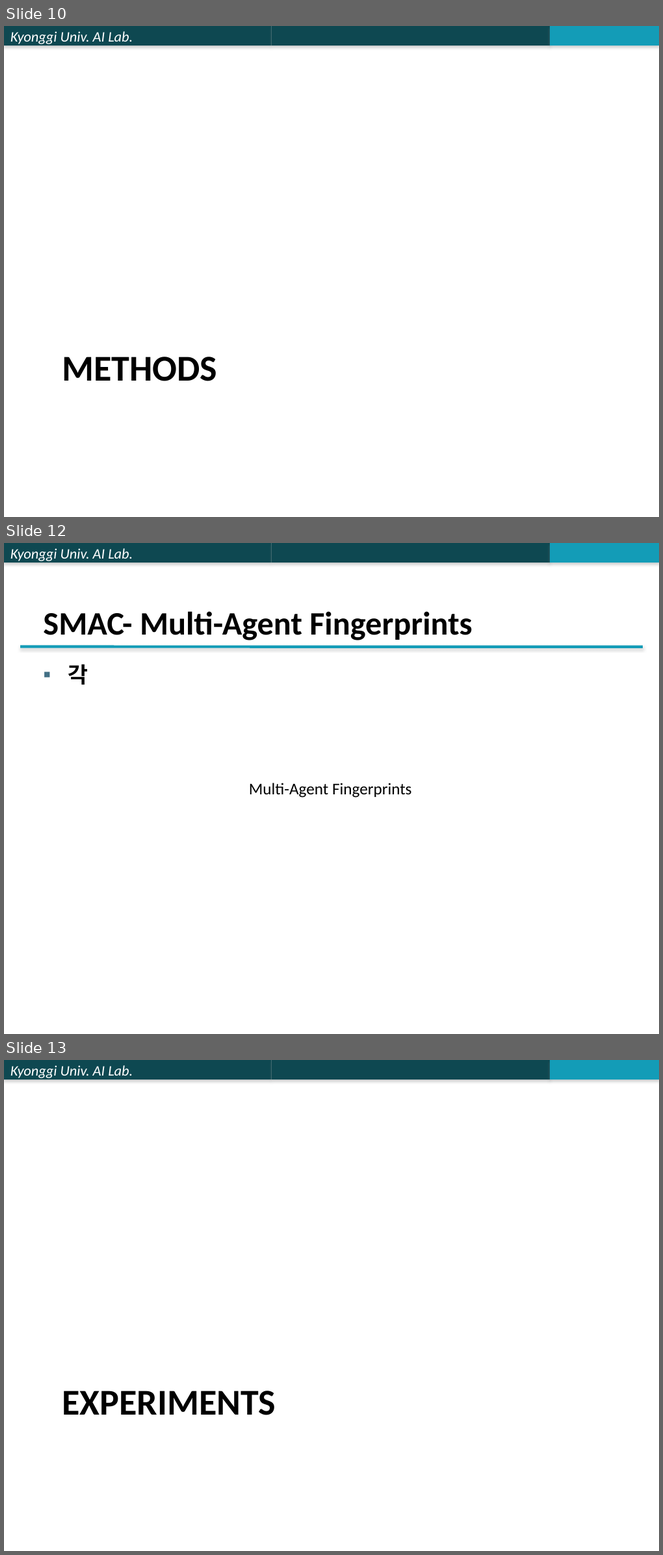
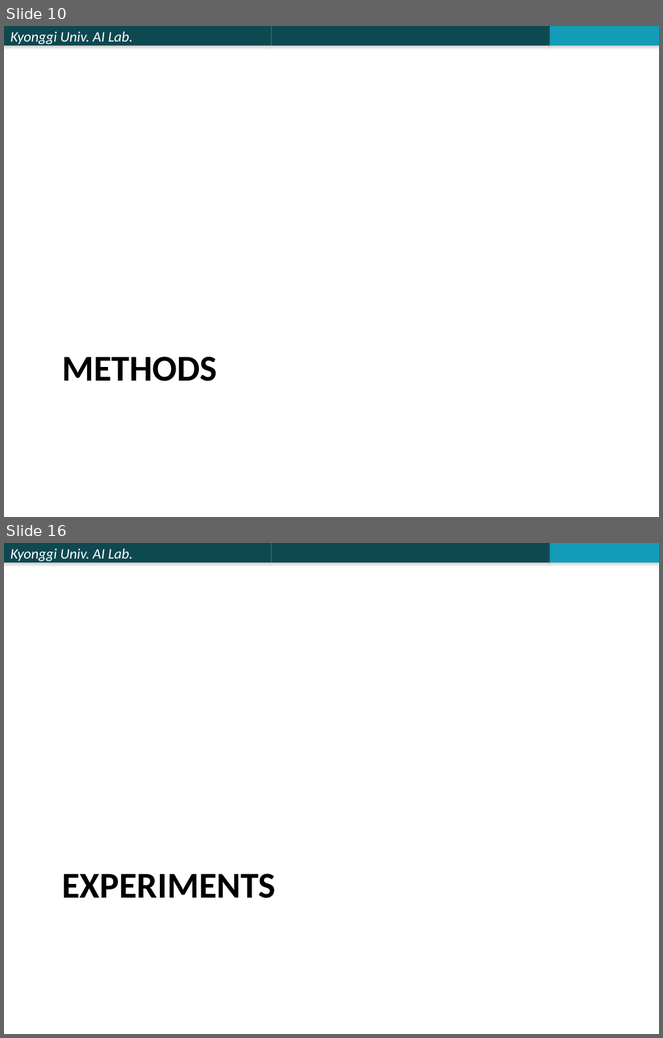
Before and after one commit to jk96491/PapersSeminar, a slide deck: Multi_Agent/PPTX/Stabilising Experience Replay for Deep Multi-Agent Reinforcement Learning.pptx. Shown one above the other, each under a label of ours: slides 10, 12 and 13 before the commit, slides 10 and 16 after it; the slides between them are not shown. The pictures are 663x1555 and 663x1038 pixels, drawn with LibreOffice and Linux fonts; fonts in the diff are those of the drawing. Boxes give left, top, right and bottom in pixels: in the first picture for what was removed or moved away, otherwise in the second. Text is boxed around its words. In the diff, an @@ line names an element or a change of style, - is before the commit and + after.

```diff
--- a/Multi_Agent/PPTX/Stabilising Experience Replay for Deep Multi-Agent Reinforcement Learning.pptx
+++ b/Multi_Agent/PPTX/Stabilising Experience Replay for Deep Multi-Agent Reinforcement Learning.pptx
@@ slide 12 removed at box(4, 543, 659, 1034), background #FFFFFF; not listed: 3 template elements that a slide beside it also shows @@
@@ title removed at box(43, 611, 472, 641) @@
-SMAC- Multi-Agent Fingerprints
@@ line removed from (20, 646) to (643, 647) @@
@@ text removed at box(68, 665, 88, 685) @@
-▪ 각
@@ text removed at box(249, 783, 412, 798) @@
-Multi-Agent Fingerprints
@@ what was slide 13 is now slide 16 @@
```
Also in this commit, not shown: 3 slides changed, 4 slides added.
